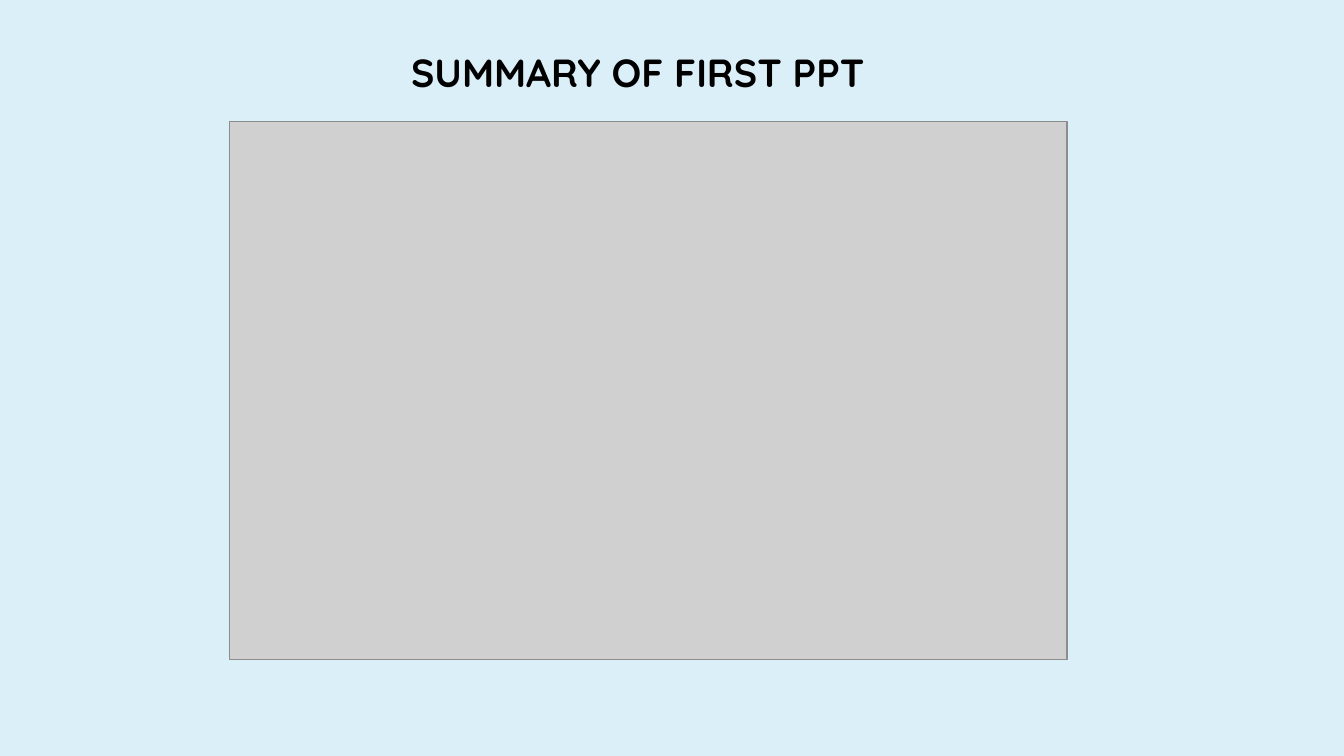
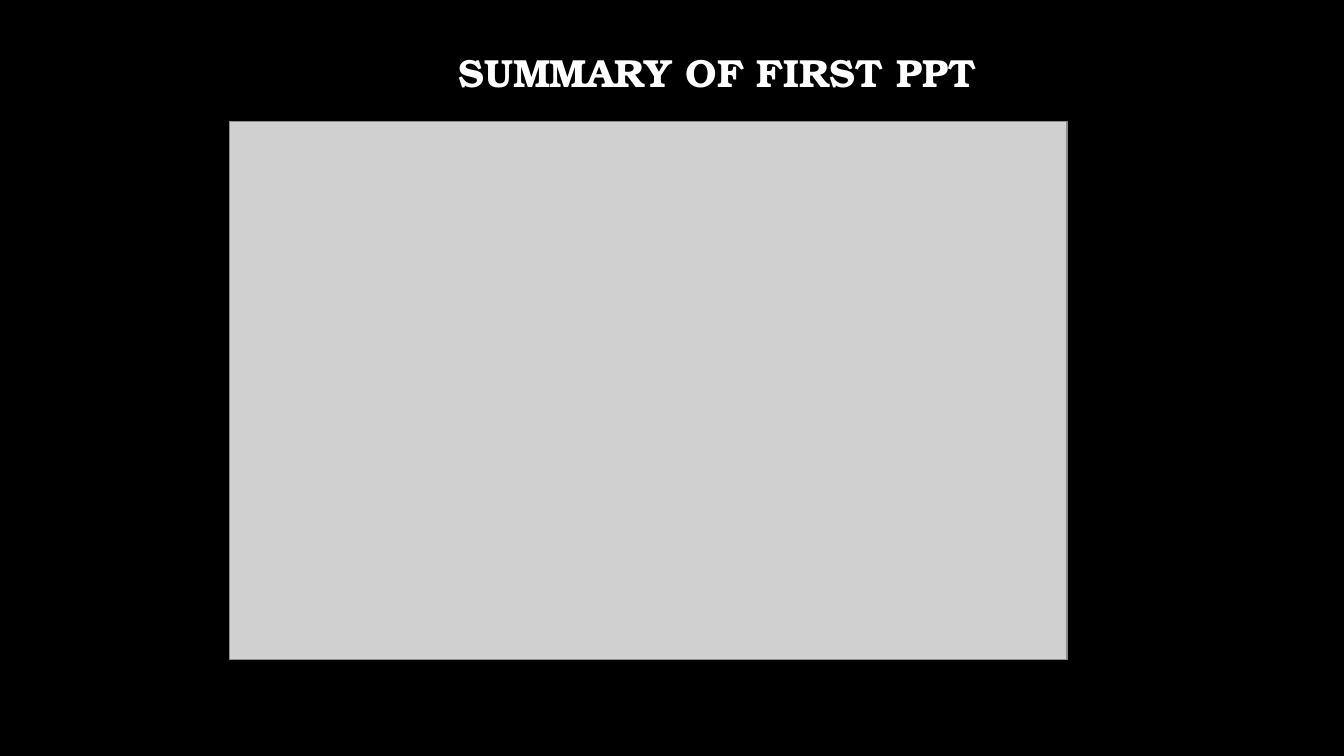
Before and after one commit to kalikumari292725/oopm-case-study, a slide deck: slide 2 of PRESENTATIONPPT3.pptx. Drawn at 1344x756 pixels with LibreOffice and Linux fonts; fonts in the diff are those of the drawing; grey boxes stand for pictures; background and template pictures are left out. Boxes give left, top, right and bottom in pixels: in the first picture for what was removed or moved away, otherwise in the second. Text is boxed around its words. In the diff, an @@ line names an element or a change of style, - is before the commit and + after.

```diff
--- a/PRESENTATIONPPT3.pptx
+++ b/PRESENTATIONPPT3.pptx
@@ background #DBEFF9 to picture (left out) @@
@@ text "SUMMARY OF FIRST PPT" at (458,59,975,88): font Quicksand to TeX Gyre Bonum, text colour #000000 to #FFFFFF @@
```
Also in this commit, not shown: 4 other slides changed, 12 slides added, 5 slides removed.
